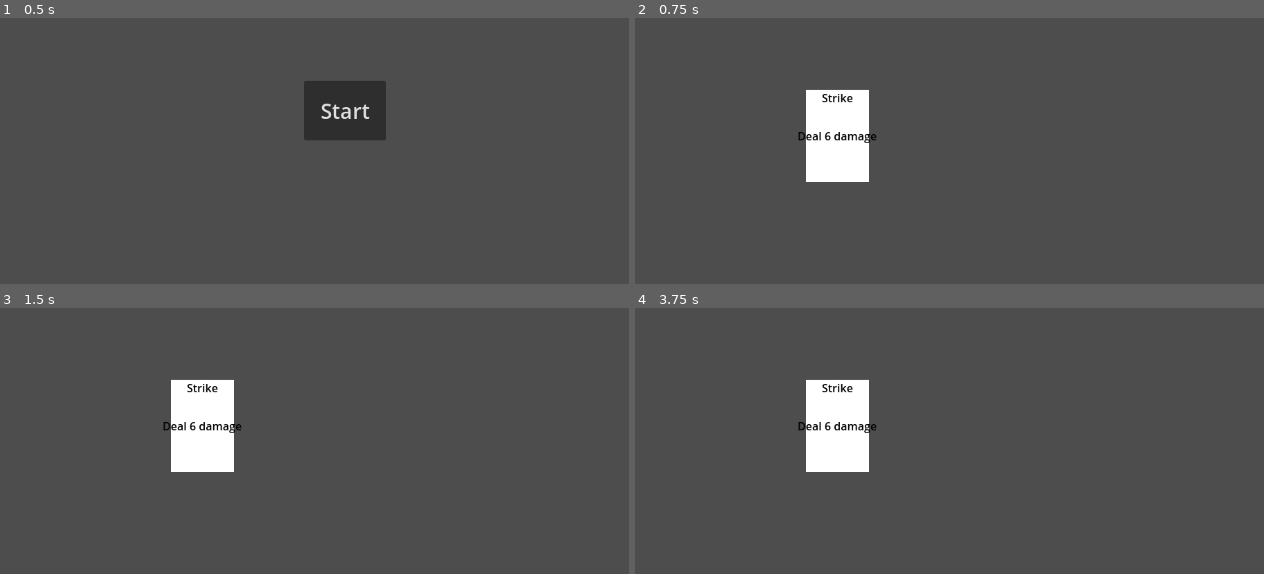
Above: before the commit, frames 1-4 (two rows, left to right).
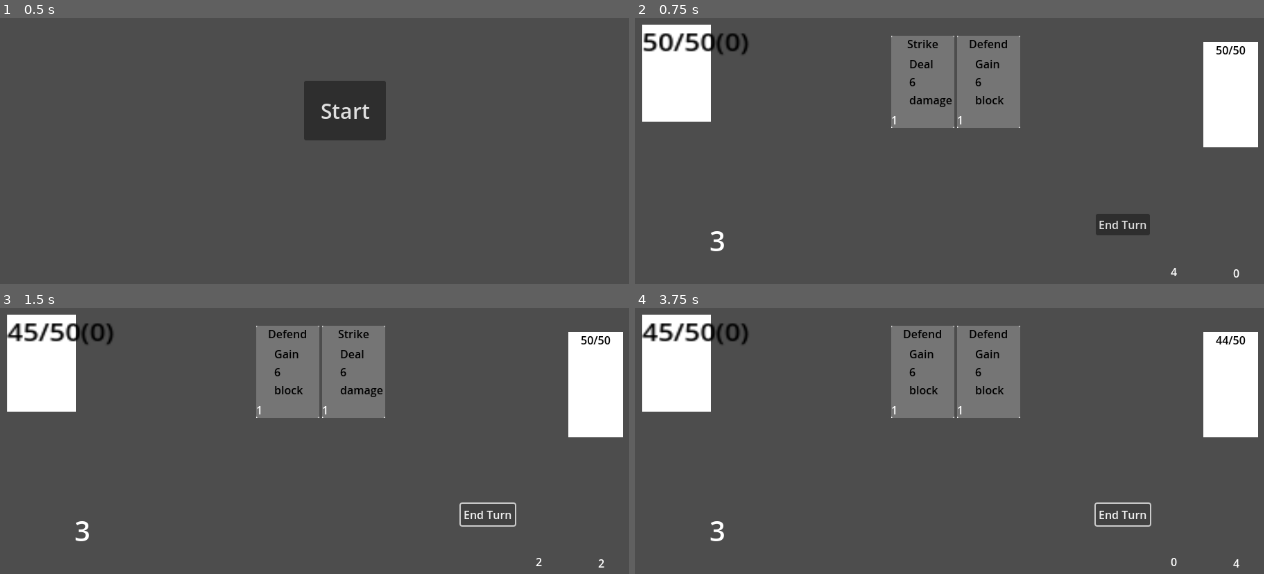
Above: after the commit, the same moments.

Repository: Feli-St/DITgithub
Game: Godot game, scene res://scenes/main_menu.tscn
Same seed, same stepped clock (60 frames per second), same inputs: the game is played once before the commit and once after it.
Inputs (mouse positions are in pixels of both pictures, inside the frame that each line leads up to):
- Up to frame 1 (0.5 s): no input
- Up to frame 2 (0.75 s): click "Start" at 0.5 s
- Up to frame 3 (1.5 s): click (490, 515) at 1.25 s, where only the run after the commit has a clickable "End Turn"
- Up to frame 4 (3.75 s): click (924, 371) at 2 s, where only the run after the commit has a clickable "Defend"; click (955, 371) at 2.75 s, where only the run after the commit has a clickable "Strike"; click (1125, 515) at 3.5 s, where only the run after the commit has a clickable "End Turn"

Frame 1 is identical in both runs. In frame 2, 18% of the frame differs, in the area x 1-100%, y 2-98%; in frame 3, 18%; in frame 4, 18%.

Commit message:
Combat system mostly done

Diff:
--- /dev/null
+++ b/Slay the Spire Lite/Global/GameState.gd
@@ -0,0 +1,36 @@
+extends Node
+
+@export var max_energy = 3
+var current_energy = max_energy
+signal energy_changed
+
+func reset_energy():
+	current_energy = max_energy
+	emit_signal("energy_changed")
+
+func use_energy(amount):
+	if current_energy >= amount:
+		current_energy -= amount
+		print("Energy left: ", current_energy)
+		emit_signal("energy_changed")
+		return true
+	else:
+		print("Not enough energy")
+
+func gain_energy(amount):
+	current_energy = min(current_energy + amount, max_energy)
+	print("Energy gained. Current energy: ", current_energy)
+	emit_signal("energy_changed")
+
+func get_current_energy():
+		return current_energy
+
+
+# Called when the node enters the scene tree for the first time.
+func _ready():
+	pass # Replace with function body.
+
+
+# Called every frame. 'delta' is the elapsed time since the previous frame.
+func _process(delta):
+	pass
--- a/Slay the Spire Lite/project.godot
+++ b/Slay the Spire Lite/project.godot
@@ -15,6 +15,10 @@
 config/features=PackedStringArray("4.2", "Mobile")
 config/icon="res://icon.svg"
 
+[autoload]
+
+GameState="*res://Global/GameState.gd"
+
 [input]
 
 BUTTON_LEFT={
--- a/Slay the Spire Lite/scenes/card.tscn
+++ b/Slay the Spire Lite/scenes/card.tscn
@@ -2,13 +2,13 @@
 
 [ext_resource type="Script" path="res://scripts/card.gd" id="1_78ik4"]
 
-[node name="Card" type="Control"]
-layout_mode = 3
-anchors_preset = 0
+[node name="Card" type="Button"]
+custom_minimum_size = Vector2(91, 133)
 offset_left = 343.0
 offset_top = 297.0
 offset_right = 434.0
 offset_bottom = 430.0
+mouse_default_cursor_shape = 2
 script = ExtResource("1_78ik4")
 metadata/_edit_group_ = true
 
@@ -39,6 +39,7 @@
 grow_horizontal = 2
 grow_vertical = 2
 theme_override_colors/font_color = Color(0, 0, 0, 1)
+autowrap_mode = 2
 
 [node name="Cost" type="Label" parent="."]
 visibility_layer = 2
@@ -50,8 +51,7 @@
 offset_right = 40.0
 grow_vertical = 0
 
-[node name="Panel" type="Panel" parent="."]
-light_mask = 8
+[node name="ColorRect" type="ColorRect" parent="."]
 z_index = -1
 layout_mode = 1
 anchors_preset = 15
@@ -59,13 +59,6 @@
 anchor_bottom = 1.0
 grow_horizontal = 2
 grow_vertical = 2
+mouse_filter = 1
 
-[node name="ColorRect" type="ColorRect" parent="Panel"]
-layout_mode = 1
-anchors_preset = 15
-anchor_right = 1.0
-anchor_bottom = 1.0
-grow_horizontal = 2
-grow_vertical = 2
-
-[connection signal="gui_input" from="Panel/ColorRect" to="." method="_on_card_clicked"]
+[connection signal="pressed" from="." to="." method="_on_card_clicked"]
--- /dev/null
+++ b/Slay the Spire Lite/scenes/defend_card.tscn
@@ -0,0 +1,9 @@
+[gd_scene load_steps=2 format=3 uid="uid://bkgqduugm3t1w"]
+
+[ext_resource type="PackedScene" uid="uid://dunj0l01fp4ij" path="res://scenes/card.tscn" id="1_ryhhv"]
+
+[node name="DefendCard" instance=ExtResource("1_ryhhv")]
+card_name = "Defend"
+damage = 0
+block = 6
+description = "Gain 6 block"
--- a/Slay the Spire Lite/scenes/enemy.tscn
+++ b/Slay the Spire Lite/scenes/enemy.tscn
@@ -1,3 +1,34 @@
-[gd_scene format=3 uid="uid://5o86s345482o"]
+[gd_scene load_steps=2 format=3 uid="uid://5o86s345482o"]
 
-[node name="Enemy" type="Area2D"]
+[ext_resource type="Script" path="res://scripts/enemy.gd" id="1_fbbn6"]
+
+[node name="Enemy" type="Node2D"]
+position = Vector2(483.553, 290.534)
+script = ExtResource("1_fbbn6")
+metadata/_edit_group_ = true
+
+[node name="ColorRect" type="ColorRect" parent="."]
+anchors_preset = 8
+anchor_left = 0.5
+anchor_top = 0.5
+anchor_right = 0.5
+anchor_bottom = 0.5
+offset_left = -39.5
+offset_top = -76.0
+offset_right = 39.5
+offset_bottom = 76.0
+grow_horizontal = 2
+grow_vertical = 2
+size_flags_horizontal = 4
+size_flags_vertical = 4
+
+[node name="Health" type="Label" parent="."]
+anchors_preset = 5
+anchor_left = 0.5
+anchor_right = 0.5
+offset_left = -20.0
+offset_top = -76.0
+offset_right = 20.0
+offset_bottom = -53.0
+grow_horizontal = 2
+theme_override_colors/font_color = Color(0, 0, 0, 1)
--- a/Slay the Spire Lite/scenes/game.tscn
+++ b/Slay the Spire Lite/scenes/game.tscn
@@ -1,7 +1,37 @@
-[gd_scene load_steps=2 format=3 uid="uid://b6ni5hbyoii7y"]
+[gd_scene load_steps=8 format=3 uid="uid://b6ni5hbyoii7y"]
 
 [ext_resource type="PackedScene" uid="uid://dunj0l01fp4ij" path="res://scenes/card.tscn" id="1_8bvxw"]
+[ext_resource type="Script" path="res://scripts/game.gd" id="1_buaqu"]
+[ext_resource type="PackedScene" uid="uid://5o86s345482o" path="res://scenes/enemy.tscn" id="3_wekco"]
+[ext_resource type="PackedScene" uid="uid://bl6di4lb63lrp" path="res://scenes/player.tscn" id="4_4ce86"]
+[ext_resource type="PackedScene" uid="uid://l5enogevxull" path="res://scenes/hud.tscn" id="5_68x20"]
+[ext_resource type="PackedScene" uid="uid://bkgqduugm3t1w" path="res://scenes/defend_card.tscn" id="6_0hics"]
+[ext_resource type="PackedScene" uid="uid://dxnl40xda8y63" path="res://scenes/hand_ui.tscn" id="7_qtbnc"]
 
 [node name="Game" type="Node2D"]
+script = ExtResource("1_buaqu")
+card_scenes = Array[PackedScene]([ExtResource("6_0hics"), ExtResource("6_0hics"), ExtResource("1_8bvxw"), ExtResource("6_0hics"), ExtResource("6_0hics"), ExtResource("1_8bvxw")])
 
-[node name="Card" parent="." instance=ExtResource("1_8bvxw")]
+[node name="Enemy" parent="." instance=ExtResource("3_wekco")]
+position = Vector2(955, 304)
+
+[node name="Player" parent="." instance=ExtResource("4_4ce86")]
+position = Vector2(107, 203)
+
+[node name="HUD" parent="." instance=ExtResource("5_68x20")]
+offset_left = 334.0
+offset_top = 452.0
+offset_right = 334.0
+offset_bottom = 452.0
+metadata/_edit_group_ = true
+
+[node name="Hand_ui" parent="." instance=ExtResource("7_qtbnc")]
+offset_left = 294.0
+offset_top = 219.0
+offset_right = 294.0
+offset_bottom = 219.0
+
+[connection signal="attacked" from="Enemy" to="." method="_on_enemy_attacked"]
+[connection signal="enemy_defeated" from="Enemy" to="." method="_on_enemy_defeated"]
+[connection signal="died" from="Player" to="." method="_on_player_died"]
+[connection signal="turn_ended" from="HUD" to="." method="_on_turn_ended"]
--- /dev/null
+++ b/Slay the Spire Lite/scenes/hand_ui.tscn
@@ -0,0 +1,19 @@
+[gd_scene format=3 uid="uid://dxnl40xda8y63"]
+
+[node name="Hand_ui" type="Control"]
+layout_mode = 3
+anchors_preset = 15
+anchor_right = 1.0
+anchor_bottom = 1.0
+grow_horizontal = 2
+grow_vertical = 2
+size_flags_horizontal = 3
+size_flags_vertical = 3
+metadata/_edit_group_ = true
+
+[node name="HBoxContainer" type="HBoxContainer" parent="."]
+layout_direction = 2
+layout_mode = 0
+offset_right = 530.0
+offset_bottom = 133.0
+alignment = 1
--- /dev/null
+++ b/Slay the Spire Lite/scenes/hud.tscn
@@ -0,0 +1,57 @@
+[gd_scene load_steps=2 format=3 uid="uid://l5enogevxull"]
+
+[ext_resource type="Script" path="res://scripts/hud.gd" id="1_vtolg"]
+
+[node name="HUD" type="Control"]
+layout_mode = 3
+anchors_preset = 15
+anchor_right = 1.0
+anchor_bottom = 1.0
+grow_horizontal = 2
+grow_vertical = 2
+script = ExtResource("1_vtolg")
+
+[node name="Energy" type="Label" parent="."]
+layout_mode = 1
+anchors_preset = 8
+anchor_left = 0.5
+anchor_top = 0.5
+anchor_right = 0.5
+anchor_bottom = 0.5
+offset_left = -256.0
+offset_top = -11.0
+offset_right = 20.0
+offset_bottom = 136.0
+grow_horizontal = 2
+grow_vertical = 2
+theme_override_font_sizes/font_size = 40
+text = "Test"
+horizontal_alignment = 1
+vertical_alignment = 1
+
+[node name="Button" type="Button" parent="."]
+layout_mode = 0
+offset_left = 427.0
+offset_top = 24.0
+offset_right = 505.0
+offset_bottom = 55.0
+text = "End Turn"
+
+[node name="Draw_pile" type="Label" parent="."]
+layout_mode = 0
+offset_left = 535.0
+offset_top = 96.0
+offset_right = 575.0
+offset_bottom = 119.0
+text = "0
+"
+
+[node name="Discard_pile" type="Label" parent="."]
+layout_mode = 0
+offset_left = 625.0
+offset_top = 98.0
+offset_right = 665.0
+offset_bottom = 121.0
+text = "0"
+
+[connection signal="pressed" from="Button" to="." method="_on_button_pressed"]
--- a/Slay the Spire Lite/scenes/main_menu.tscn
+++ b/Slay the Spire Lite/scenes/main_menu.tscn
@@ -20,4 +20,9 @@
 theme_override_font_sizes/font_size = 30
 text = "Start"
 
+[node name="Title" type="Label" parent="."]
+layout_mode = 0
+offset_right = 40.0
+offset_bottom = 23.0
+
 [connection signal="pressed" from="Button" to="." method="_on_button_pressed"]
--- /dev/null
+++ b/Slay the Spire Lite/scenes/player.tscn
@@ -0,0 +1,21 @@
+[gd_scene load_steps=2 format=3 uid="uid://bl6di4lb63lrp"]
+
+[ext_resource type="Script" path="res://scripts/Player.gd" id="1_mvbhk"]
+
+[node name="Player" type="Node2D"]
+position = Vector2(531, 236)
+scale = Vector2(2.48, 2.12)
+script = ExtResource("1_mvbhk")
+metadata/_edit_group_ = true
+
+[node name="Health" type="Label" parent="."]
+offset_right = 40.0
+offset_bottom = 23.0
+theme_override_colors/font_color = Color(0, 0, 0, 1)
+
+[node name="Area2D" type="Area2D" parent="."]
+
+[node name="ColorRect" type="ColorRect" parent="."]
+z_index = -1
+offset_right = 40.0
+offset_bottom = 66.0
--- a/Slay the Spire Lite/scripts/Player.gd
+++ b/Slay the Spire Lite/scripts/Player.gd
@@ -1,11 +1,50 @@
 extends Node2D
 
 @export var max_health = 50
+@onready var health = $Health
 var current_health
+var block = 0
+var damage_taken
+signal died
 # Called when the node enters the scene tree for the first time.
 func _ready():
-	pass # Replace with function body.
+	current_health = max_health
+	health.text = str(current_health) + "/" + str(max_health) + "(" + str(block) + ")"
 
+func update_health():
+	health.text = str(current_health) + "/" + str(max_health) + "(" + str(block) + ")"
+
+func take_damage(damage):
+	if block < damage:
+		damage_taken = damage - block
+		block = 0
+	elif block == damage:
+		damage_taken = 0
+		block = 0
+	else:
+		damage_taken = 0
+		block = block - damage
+	current_health -= damage_taken
+	print("Player took ", damage_taken, " damage")
+	print("Health: ", current_health)
+	if current_health <= 0:
+		die()
+	update_health()
+
+func apply_block(block_added):
+	block += block_added
+	print(block_added, "added to block")
+	print("New block: ", block)
+	update_health()
+
+func reset_block():
+	block = 0
+	update_health()
+
+func die():
+	print("You lost!")
+	emit_signal("died")
+	queue_free()
 
 # Called every frame. 'delta' is the elapsed time since the previous frame.
 func _process(delta):
--- a/Slay the Spire Lite/scripts/card.gd
+++ b/Slay the Spire Lite/scripts/card.gd
@@ -3,7 +3,9 @@
 @export var card_name = "Strike"
 @export var cost = 1
 @export var damage = 6
+@export var block = 0
 @export var description = "Deal 6 damage"
+signal card_played(damage, block, cost)
 
 # Called when the node enters the scene tree for the first time.
 func _ready():
@@ -16,6 +18,7 @@
 func _process(delta):
 	pass
 
-func _on_card_clicked(event):
-	if event is InputEventMouseButton and event.buton_index == MOUSE_BUTTON_LEFT and event.pressed:
+func _on_card_clicked():
+	if GameState.use_energy(cost):
 		print("Card clicked:", card_name)
+		emit_signal("card_played", damage, block, cost, self)
--- /dev/null
+++ b/Slay the Spire Lite/scripts/enemy.gd
@@ -0,0 +1,36 @@
+extends Node2D
+
+@export var max_health = 50
+var current_health
+@onready var health = $Health
+
+signal enemy_defeated
+signal attacked(damage)
+
+# Called when the node enters the scene tree for the first time.
+func _ready():
+	current_health = max_health
+	health.text = str(current_health) + "/" + str(max_health)
+
+
+# Called every frame. 'delta' is the elapsed time since the previous frame.
+func _process(delta):
+	pass
+
+func take_damage(damage):
+	current_health -= damage
+	if current_health <= 0:
+		die()
+	update_health()
+
+func die():
+	print("Enemy defeated!")
+	emit_signal("enemy_defeated")
+	queue_free()
+
+func update_health():
+	health.text = str(current_health) + "/" + str(max_health)
+
+func attack():
+	print("Enemy attacked")
+	emit_signal("attacked", 5)
--- /dev/null
+++ b/Slay the Spire Lite/scripts/game.gd
@@ -0,0 +1,100 @@
+extends Node2D
+
+@onready var enemy = $Enemy
+@onready var player = $Player
+@onready var GameState = $"/root/GameState"
+@onready var hud = $HUD
+@onready var hand_ui = $Hand_ui/HBoxContainer
+@export var card_scenes : Array[PackedScene]
+var draw_pile = []
+var hand = []
+var discard_pile = []
+# Called when the node enters the scene tree for the first time.
+func _ready():
+	for card_scene in card_scenes:
+		var card_instance = card_scene.instantiate()
+		card_instance.connect("card_played", _on_card_card_played)
+		draw_pile.append(card_instance)
+	draw_cards(2)
+
+func draw_cards(amount):
+	for i in range(amount):
+		if draw_pile.is_empty():
+			reshuffle()
+			print("reshuffling...")
+		if draw_pile.is_empty():
+			return
+		var card = draw_pile.pop_back()
+		hand.append(card)
+		add_card_to_hand_ui(card)
+		print(card, "drawn")
+	hud.update_piles(len(draw_pile), len(discard_pile))
+
+func discard_card(card):
+	hand.erase(card)
+	discard_pile.append(card)
+	print(card, "discarded")
+	hand_ui.remove_child(card)
+	hud.update_piles(len(draw_pile), len(discard_pile))
+
+
+func reshuffle():
+	for card in discard_pile:
+		draw_pile.append(card)
+	print(draw_pile)
+	discard_pile.clear()
+	shuffle_draw_pile()
+	hud.update_piles(len(draw_pile), len(discard_pile))
+
+func shuffle_draw_pile():
+	draw_pile.shuffle()
+
+func discard_hand():
+	var cards_to_discard = hand.duplicate()
+	for card in cards_to_discard:
+		discard_card(card)
+
+func add_card_to_hand_ui(card):
+	hand_ui.add_child(card)
+
+func _on_card_card_played(damage, block, cost, card):
+	if cost - 1 <= GameState.get_current_energy():
+		if enemy:
+			if damage:
+				print("Card played for ", damage, " damage")
+				enemy.take_damage(damage)
+			if block:
+				print("Card played for ", block, " block")
+				player.apply_block(block)
+			if cost:
+				print("Cost: ", cost)
+			discard_card(card)
+
+
+
+
+func _on_enemy_defeated():
+	enemy = null
+
+func turn_start():
+	GameState.reset_energy()
+	player.reset_block()
+	draw_cards(2)
+	print(draw_pile)
+	print(hand)
+	print(discard_pile)
+
+
+func _on_turn_ended():
+	print("Turn ended")
+	if enemy:
+		enemy.attack()
+	discard_hand()
+	turn_start()
+
+func _on_enemy_attacked(damage):
+	player.take_damage(damage)
+
+
+func _on_player_died():
+	pass
--- /dev/null
+++ b/Slay the Spire Lite/scripts/hud.gd
@@ -0,0 +1,26 @@
+extends Control
+
+@onready var GameState = $"/root/GameState"
+@onready var discard_pile = $Discard_pile
+@onready var draw_pile = $Draw_pile
+signal turn_ended()
+# Called when the node enters the scene tree for the first time.
+func _ready():
+	GameState.energy_changed.connect(update_energy)
+	update_energy()
+	pass # Replace with function body.
+
+
+# Called every frame. 'delta' is the elapsed time since the previous frame.
+func _process(delta):
+	pass
+
+func update_energy():
+	$Energy.text = str(GameState.get_current_energy())
+
+func _on_button_pressed():
+	emit_signal("turn_ended")
+
+func update_piles(draw_length, discard_length):
+	draw_pile.text = str(draw_length)
+	discard_pile.text = str(discard_length)
Not shown, added: Slay the Spire Lite/scenes/gam4DE5.tmp
